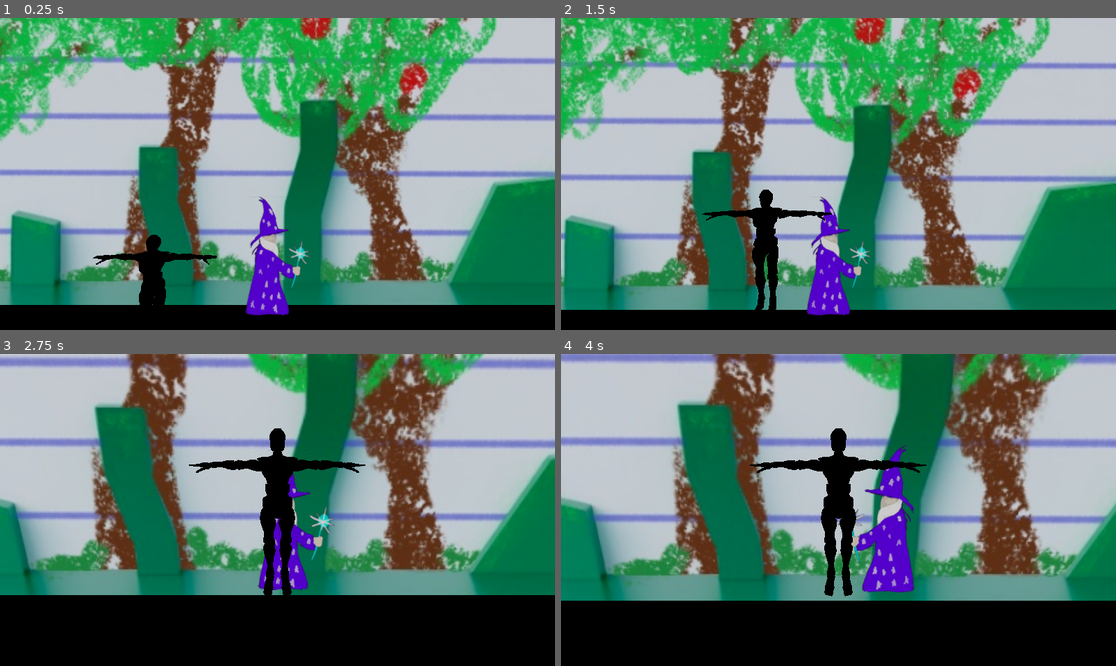
Above: before the commit, frames 1-4 (two rows, left to right).
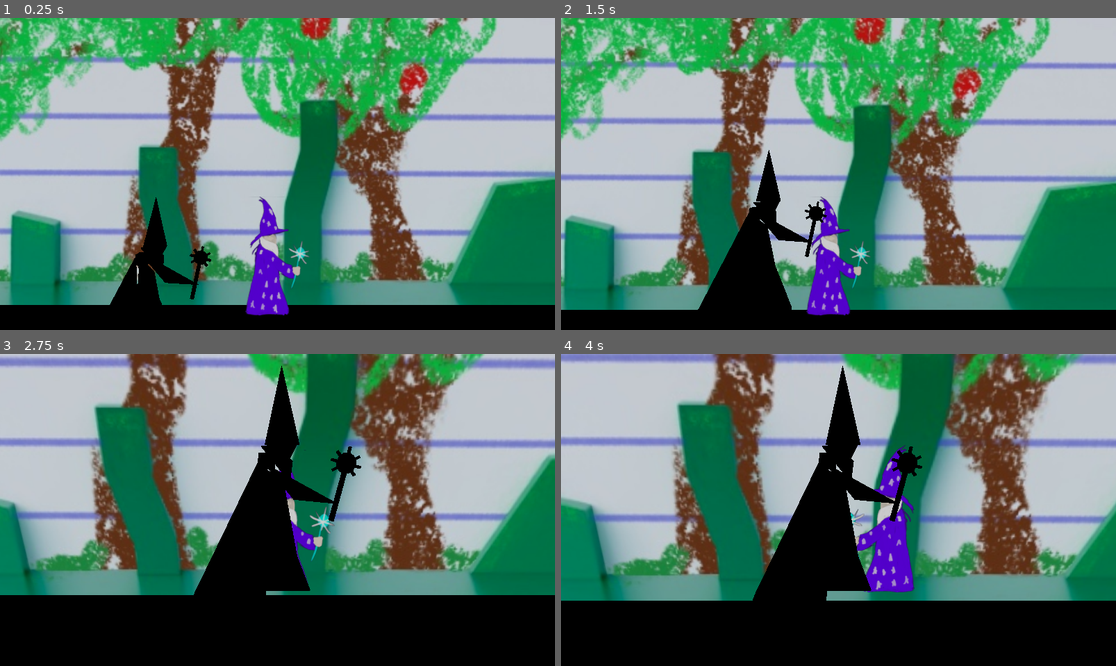
Above: after the commit, the same moments.

Repository: Aydenpitstick/2Dto3DConcept
Game: Godot game, scene res://game.tscn
Same seed, same stepped clock (60 frames per second), same inputs: the game is played once before the commit and once after it.
Inputs:
- Up to frame 1 (0.25 s): no input
- Up to frame 2 (1.5 s): tap Enter (ui_accept) at 0.5, 0.77 s; hold Right (ui_right) 0.53-1.28 s; tap E (switch) at 0.6, 1.35 s; hold Down (ui_down) from 1.28 s (still down)
- Up to frame 3 (2.75 s): tap Enter (ui_accept) at 1.52 s; release Down (ui_down) at 2.03 s; hold Right (ui_right) from 2.03 s (still down); tap E (switch) at 2.1 s
- Up to frame 4 (4 s): release Right (ui_right) at 2.78 s; hold Up (ui_up) 2.78-3.53 s; tap E (switch) at 2.85, 3.6 s; tap Enter (ui_accept) at 3.02, 3.77 s; hold Left (ui_left) from 3.53 s (still down)

The runs differ from the first frame. In frame 1, 1.5% of the frame differs, in the area x 16-40%, y 57-92%; in frame 2, 3.2%; in frame 3, 5.7%; in frame 4, 5.9%, in the area x 34-66%, y 3-80%.

Commit message:
Added 3D Sprite

Diff:
--- a/gameconcept2dto3d/game.tscn
+++ b/gameconcept2dto3d/game.tscn
@@ -2,12 +2,13 @@
 
 [ext_resource type="Script" uid="uid://b4chr5b5w8lnw" path="res://game.gd" id="1_e2o6t"]
 [ext_resource type="Script" uid="uid://ls7usysul2xt" path="res://3d.gd" id="2_7jktm"]
-[ext_resource type="PackedScene" uid="uid://c14w7glo7sjko" path="res://Y Bot.fbx" id="2_feb5d"]
 [ext_resource type="Script" uid="uid://b47twfrgi27f8" path="res://2d.gd" id="3_fc0e3"]
+[ext_resource type="PackedScene" uid="uid://rl21mcvt1kti" path="res://wizard.fbx" id="3_ryrav"]
 [ext_resource type="Texture2D" uid="uid://m8rgm8w55vow" path="res://Wizard.png" id="5_7jktm"]
 [ext_resource type="Texture2D" uid="uid://c2q251mtdgsic" path="res://Screenshot 2026-01-15 123012.png" id="6_ryrav"]
 
 [sub_resource type="BoxShape3D" id="BoxShape3D_e2o6t"]
+size = Vector3(0.945313, 4.29016, 1)
 
 [sub_resource type="BoxShape3D" id="BoxShape3D_feb5d"]
 size = Vector3(29.0024, 71.2794, 0.280273)
@@ -26,7 +27,8 @@
 transform = Transform3D(32, 0, 0, 0, 32, 0, 0, 0, 32, -61.7734, 0, 23.532)
 script = ExtResource("2_7jktm")
 
-[node name="Y Bot" parent="3D" instance=ExtResource("2_feb5d")]
+[node name="wizard" parent="3D" instance=ExtResource("3_ryrav")]
+transform = Transform3D(-3.67739e-06, 0, 84.1288, 0, 84.1288, 0, -84.1288, 0, -3.67739e-06, 0, 0, 0)
 
 [node name="Cam3D" type="Camera3D" parent="3D"]
 transform = Transform3D(0.03125, 0, 0, 0, 0.0307365, 0.00564176, 0, -0.00564176, 0.0307365, 0, 1.35326, 2.23925)
@@ -34,6 +36,7 @@
 [node name="Sprite3D" type="Sprite3D" parent="3D"]
 
 [node name="CollisionShape3D" type="CollisionShape3D" parent="3D"]
+transform = Transform3D(1, 0, 0, 0, 1, 0, 0, 0, 1, 0.0273438, 1.64508, 0)
 shape = SubResource("BoxShape3D_e2o6t")
 
 [node name="2D" type="CharacterBody3D" parent="."]
Binary file added: gameconcept2dto3d/wizard.fbx
Not shown, added: gameconcept2dto3d/wizard.fbx.import
